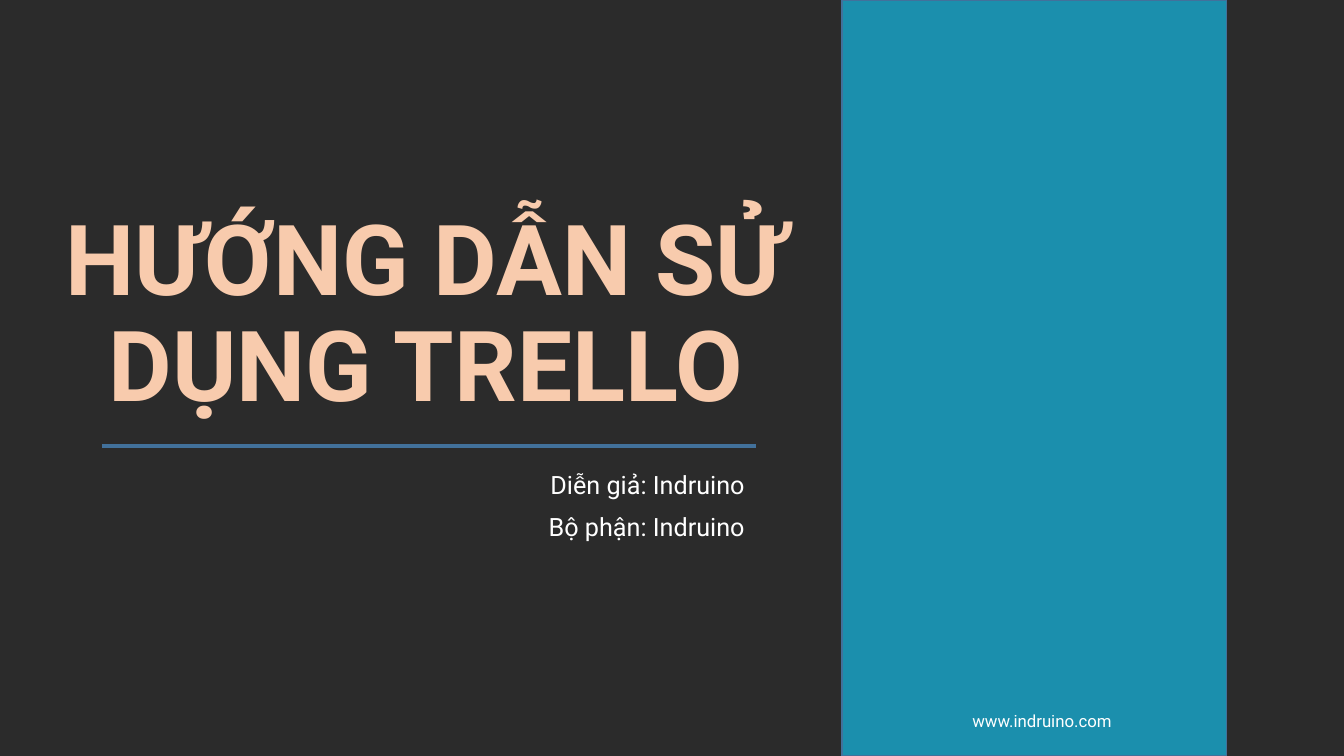
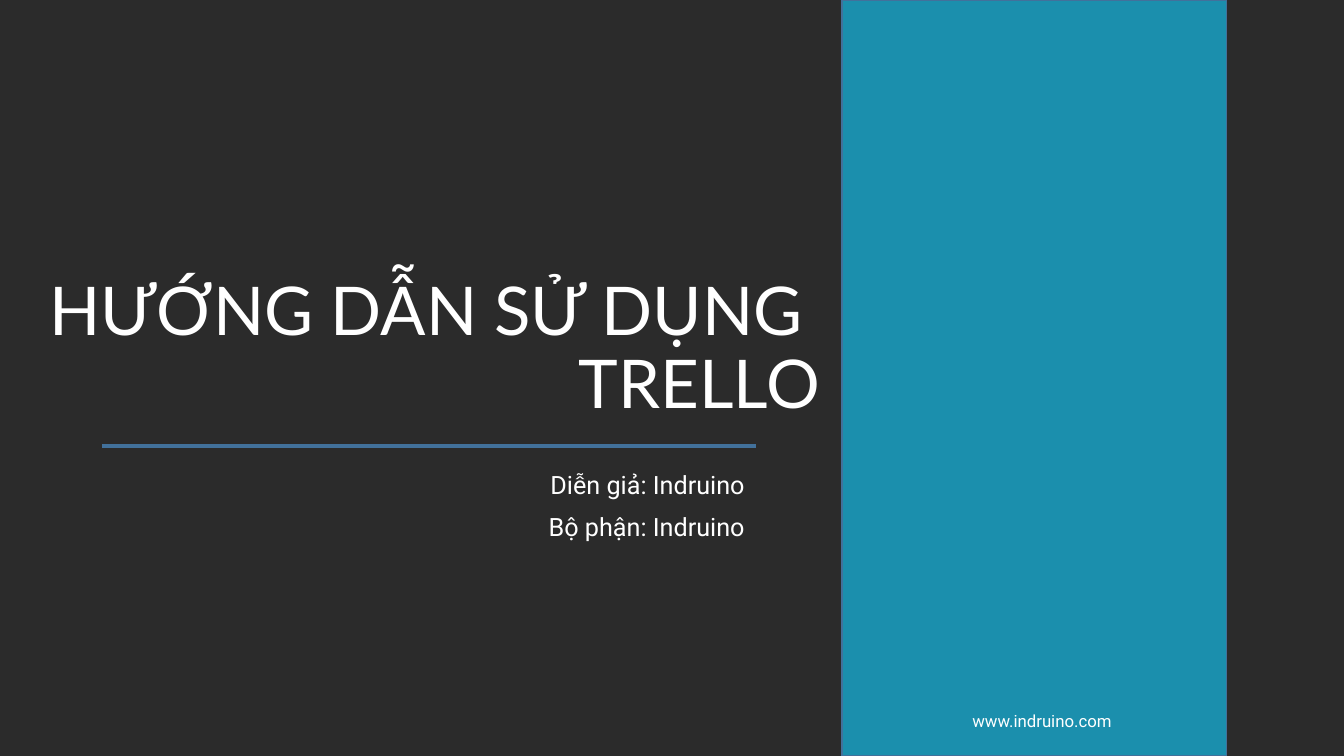
Before and after one commit to daotuyen9244/Indruino-Iot-Project, a slide deck: slide 2 of FW/Thanh/REVIEW_TRELLO/reveiw_trello_.pptx. Drawn at 1344x756 pixels with LibreOffice and Linux fonts; fonts in the diff are those of the drawing; background and template pictures are left out; a plain dark background stands for a picture behind light text. Boxes give left, top, right and bottom in pixels: in the first picture for what was removed or moved away, otherwise in the second. Text is boxed around its words. In the diff, an @@ line names an element or a change of style, - is before the commit and + after.

```diff
--- a/FW/Thanh/REVIEW_TRELLO/reveiw_trello_.pptx
+++ b/FW/Thanh/REVIEW_TRELLO/reveiw_trello_.pptx
@@ text at box(49, 278, 820, 409): text changed; size 70 to 48 pt; font Roboto to Lato; text colour #F8CBAD to #FFFFFF; bold off @@
-HƯỚNG DẪN SỬ DỤNG TRELLO
+HƯỚNG DẪN SỬ DỤNG
+TRELLO
```
Also in this commit, not shown: 14 other slides changed, 5 other files.
